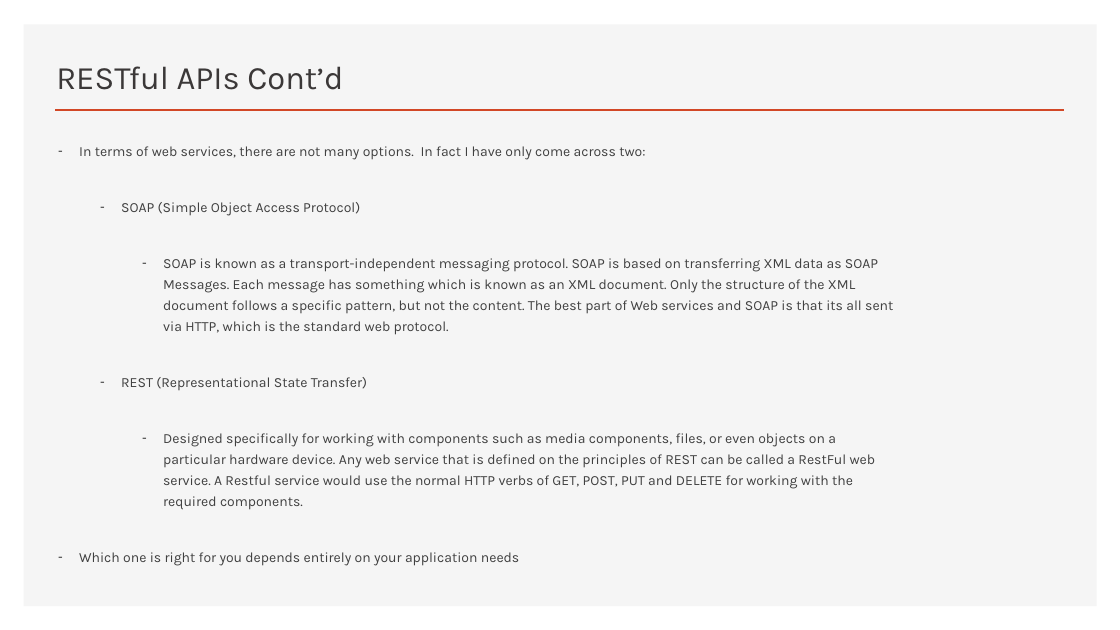
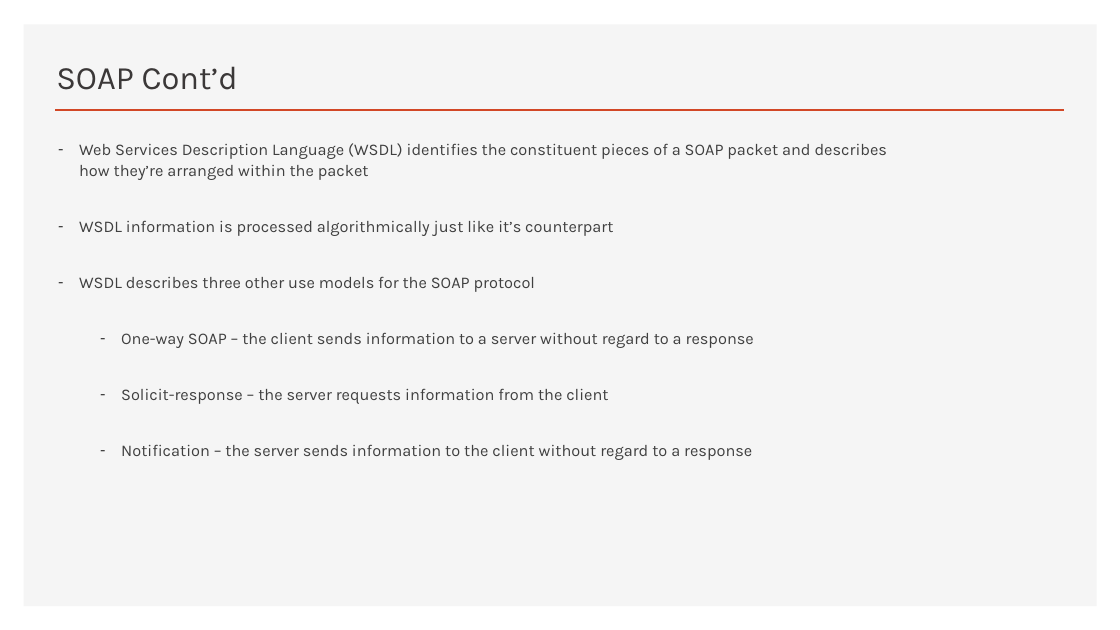
Before and after one commit to erniephillips/erniephillips.github.io, a slide deck: slide 6 of restful-api-presentations/phillips-presentation-week-3.pptx. Drawn at 1120x630 pixels with LibreOffice and Linux fonts; fonts in the diff are those of the drawing. Boxes give left, top, right and bottom in pixels: in the first picture for what was removed or moved away, otherwise in the second. Text is boxed around its words. In the diff, an @@ line names an element or a change of style, - is before the commit and + after.

```diff
--- a/restful-api-presentations/phillips-presentation-week-3.pptx
+++ b/restful-api-presentations/phillips-presentation-week-3.pptx
@@ title at (x1=56, y1=66, x2=238, y2=90): text changed @@
-RESTful APIs Cont’d
+SOAP Cont’d
@@ text at (x1=79, y1=143, x2=888, y2=460): text changed; size 12 to 14 pt @@
-– In terms of web services, there are not many options. In fact I have only come across two:
-  – SOAP (Simple Object Access Protocol)
-    – SOAP is known as a transport-independent messaging protocol. SOAP is based on transferring XML data as SOAP Messages. Each message has something which is known as an XML document. Only the structure of the XML document follows a specific pattern, but not the content. The best part of Web services and SOAP is that its all sent via HTTP, which is the standard web protocol.
-  – REST (Representational State Transfer)
-    – Designed specifically for working with components such as media components, files, or even objects on a particular hardware device. Any web service that is defined on the principles of REST can be called a RestFul web service. A Restful service would use the normal HTTP verbs of GET, POST, PUT and DELETE for working with the required components.
-– Which one is right for you depends entirely on your application needs
+– Web Services Description Language (WSDL) identifies the constituent pieces of a SOAP packet and describes how they’re arranged within the packet
+– WSDL information is processed algorithmically just like it’s counterpart
+– WSDL describes three other use models for the SOAP protocol
+  – One-way SOAP – the client sends information to a server without regard to a response
+  – Solicit-response – the server requests information from the client
+  – Notification – the server sends information to the client without regard to a response
```
Also in this commit, not shown: 5 other slides changed, 3 slides added, 3 slides removed.
